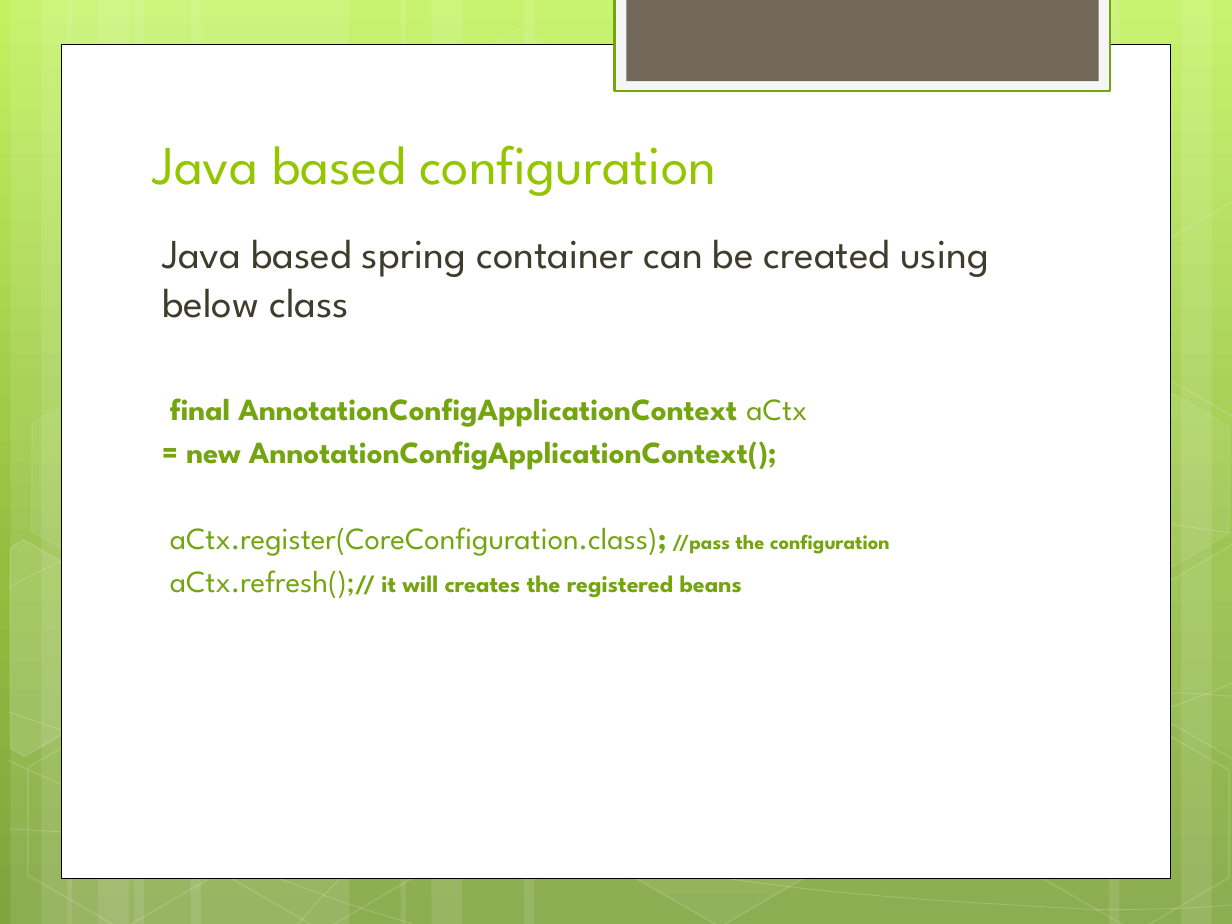
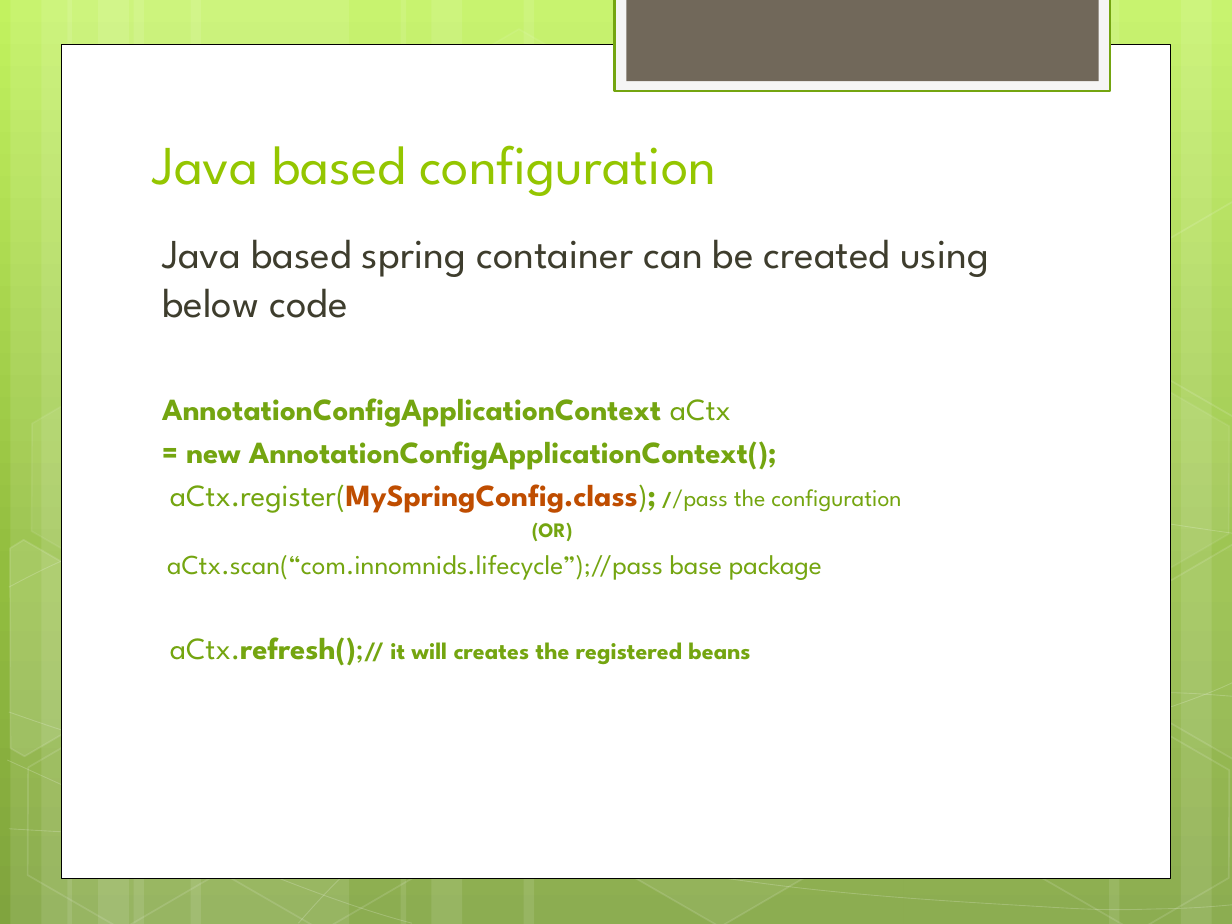
Before and after one commit to IPython-Learn/spring-java-training, a slide deck: slide 11 of SpringJavaTraining.pptx (slide 8 before the commit). Drawn at 1232x924 pixels with LibreOffice and Linux fonts; fonts in the diff are those of the drawing. Boxes give left, top, right and bottom in pixels: in the first picture for what was removed or moved away, otherwise in the second. Text is boxed around its words. In the diff, an @@ line names an element or a change of style, - is before the commit and + after.

Commit message:
spring java based config

```diff
--- a/SpringJavaTraining.pptx
+++ b/SpringJavaTraining.pptx
@@ text at [162, 239, 989, 427]: text changed @@
-Java based spring container can be created using below class
-final AnnotationConfigApplicationContext aCtx
+Java based spring container can be created using below code
+AnnotationConfigApplicationContext aCtx
@@ text at [167, 484, 901, 580]: text changed; size 18 to 16 pt @@
-aCtx.register(CoreConfiguration.class); //pass the configuration
+aCtx.register(MySpringConfig.class); //pass the configuration
+(OR)
+aCtx.scan(“com.innomnids.lifecycle”);//pass base package
@@ text at [170, 637, 750, 666]: bold on in "aCtx.refresh();//" @@
```
Also in this commit, not shown: 6 other slides changed, 5 slides added, 1 slide removed, 8 other files.
